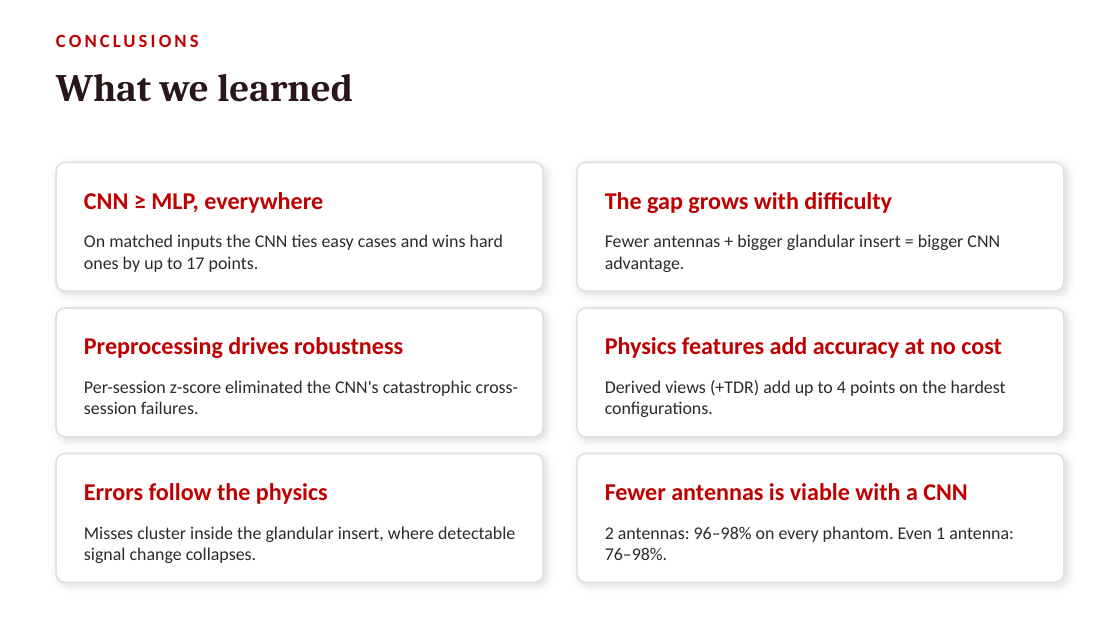
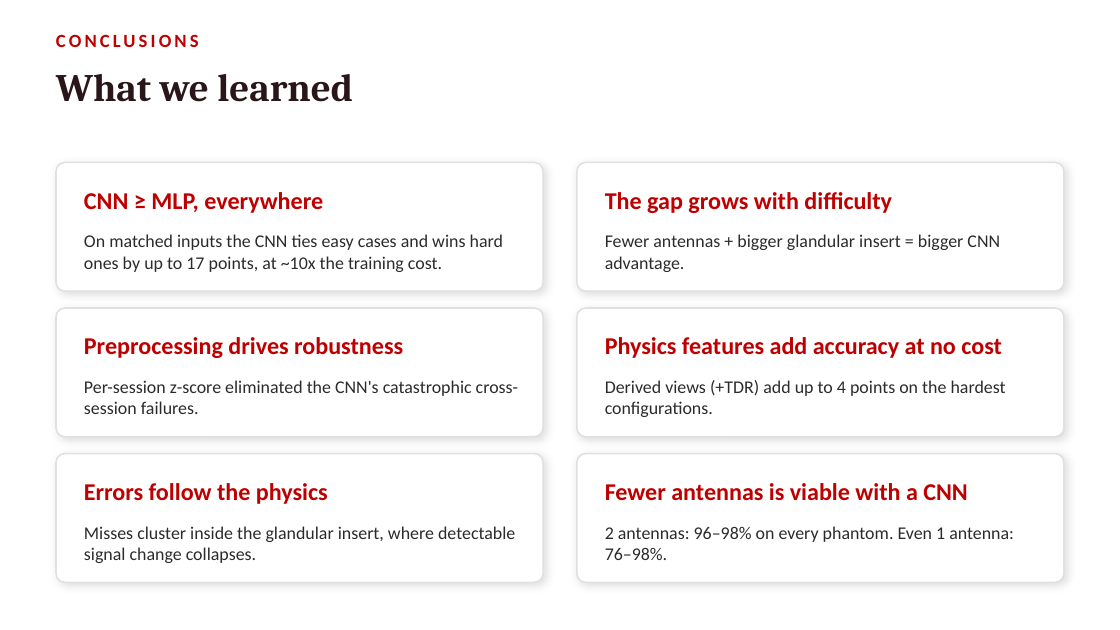
Before and after one commit to pmart1534/microwave-phantom-localization-cnn-mlp, a slide deck: slide 31 of presentation/CNN_vs_MLP_Comparison.pptx. Drawn at 1120x630 pixels with LibreOffice and Linux fonts; fonts in the diff are those of the drawing. Boxes give left, top, right and bottom in pixels: in the first picture for what was removed or moved away, otherwise in the second. Text is boxed around its words. In the diff, an @@ line names an element or a change of style, - is before the commit and + after.

```diff
--- a/presentation/CNN_vs_MLP_Comparison.pptx
+++ b/presentation/CNN_vs_MLP_Comparison.pptx
@@ text at (x1=84, y1=234, x2=503, y2=272): text changed @@
-On matched inputs the CNN ties easy cases and wins hard ones by up to 17 points.
+On matched inputs the CNN ties easy cases and wins hard ones by up to 17 points, at ~10x the training cost.
```
Also in this commit, not shown: 3 other slides changed, 19 other files.
